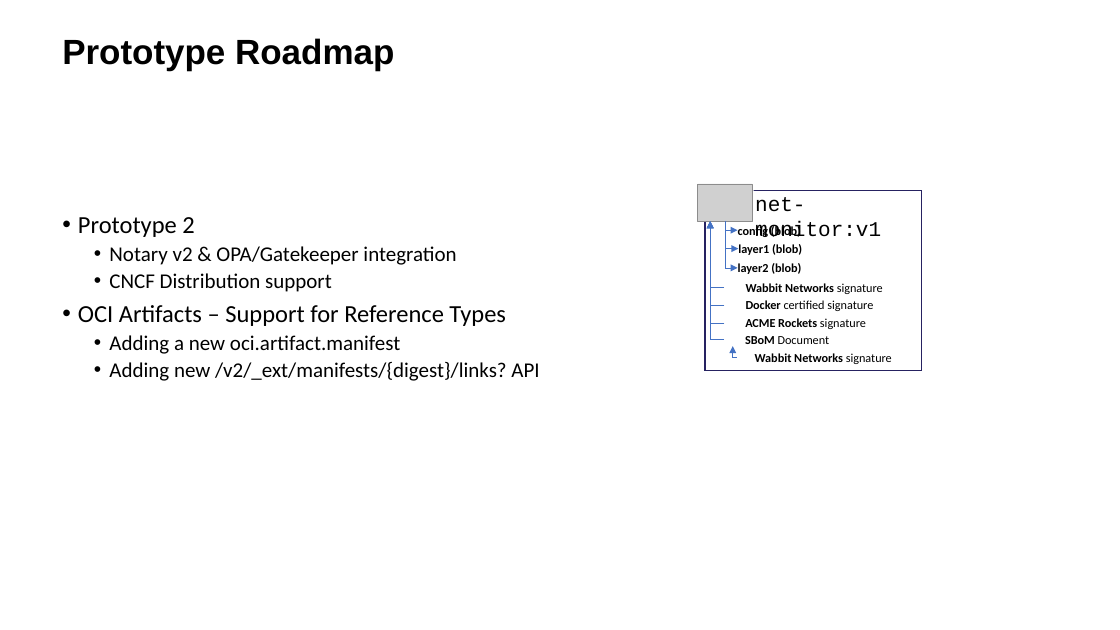
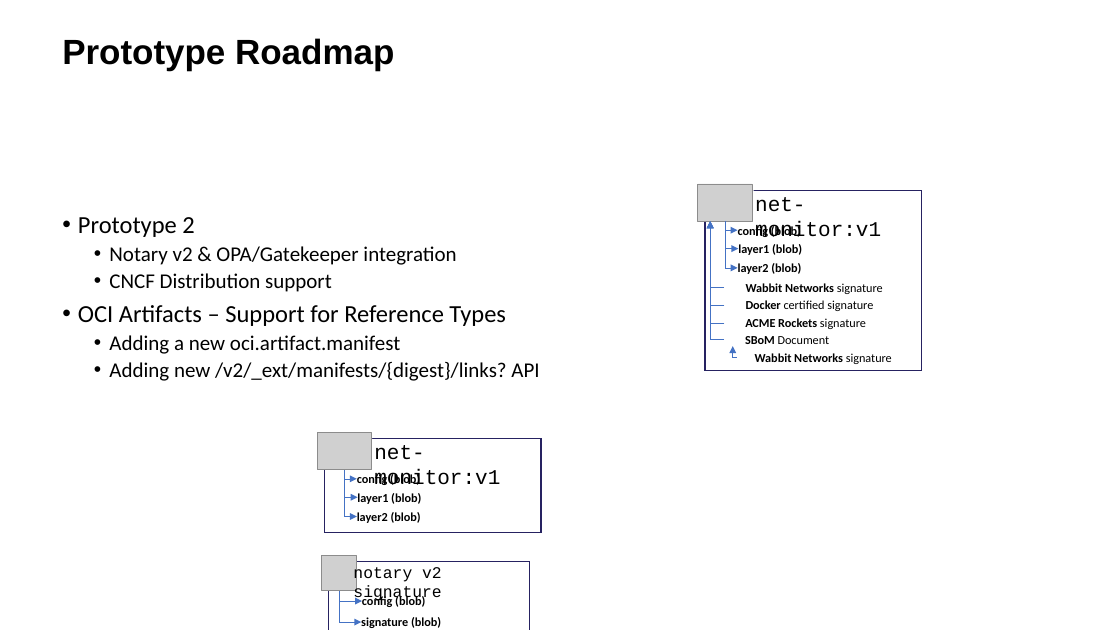
Before and after one commit to SteveLasker/Presentations, a slide deck: slide 12 of Notaryv2/Notaryv2-2021-03.pptx. Drawn at 1120x630 pixels with LibreOffice and Linux fonts; fonts in the diff are those of the drawing; grey boxes stand for pictures; background and template pictures are left out. Boxes give left, top, right and bottom in pixels: in the first picture for what was removed or moved away, otherwise in the second. Text is boxed around its words. In the diff, an @@ line names an element or a change of style, - is before the commit and + after.

```diff
--- a/Notaryv2/Notaryv2-2021-03.pptx
+++ b/Notaryv2/Notaryv2-2021-03.pptx
@@ freeform shape added at box(315, 433, 376, 470), fill #FFFFFF @@
@@ picture added at box(318, 433, 372, 470) @@
@@ freeform shape added at box(324, 439, 541, 532), fill #FFFFFF, outline #262261 1 pt @@
@@ text added at box(374, 445, 500, 485), 18 pt, text #000000 @@
+net-monitor:v1
@@ elbow arrow added from (344, 470) to (358, 497), #4472C4 0.5 pt @@
@@ elbow arrow added from (344, 470) to (357, 517), #4472C4 0.5 pt @@
@@ elbow arrow added from (344, 470) to (357, 479), #4472C4 0.5 pt @@
@@ text added at box(357, 473, 420, 487), 10.5 pt, text #000000, bold @@
+config (blob)
@@ text added at box(357, 493, 421, 504), 10.5 pt, text #000000, bold @@
+layer1 (blob)
@@ text added at box(357, 512, 421, 523), 10.5 pt, text #000000, bold @@
+layer2 (blob)
@@ picture added at box(322, 555, 357, 591) @@
@@ freeform shape added at box(329, 562, 530, 630), fill #FFFFFF, outline #262261 1 pt @@
@@ text added at box(353, 565, 442, 602), 14 pt, text #000000 @@
+notary v2 signature
@@ elbow arrow added from (339, 591) to (362, 602), #4472C4 0.5 pt @@
@@ elbow arrow added from (339, 591) to (361, 622), #4472C4 0.5 pt @@
@@ text added at box(362, 595, 425, 607), 10.5 pt, text #000000, bold @@
+config (blob)
@@ text added at box(361, 617, 441, 628), 10.5 pt, text #000000, bold @@
+signature (blob)
```
Also in this commit, not shown: 1 other slide changed, 1 slide added, 1 other file.
